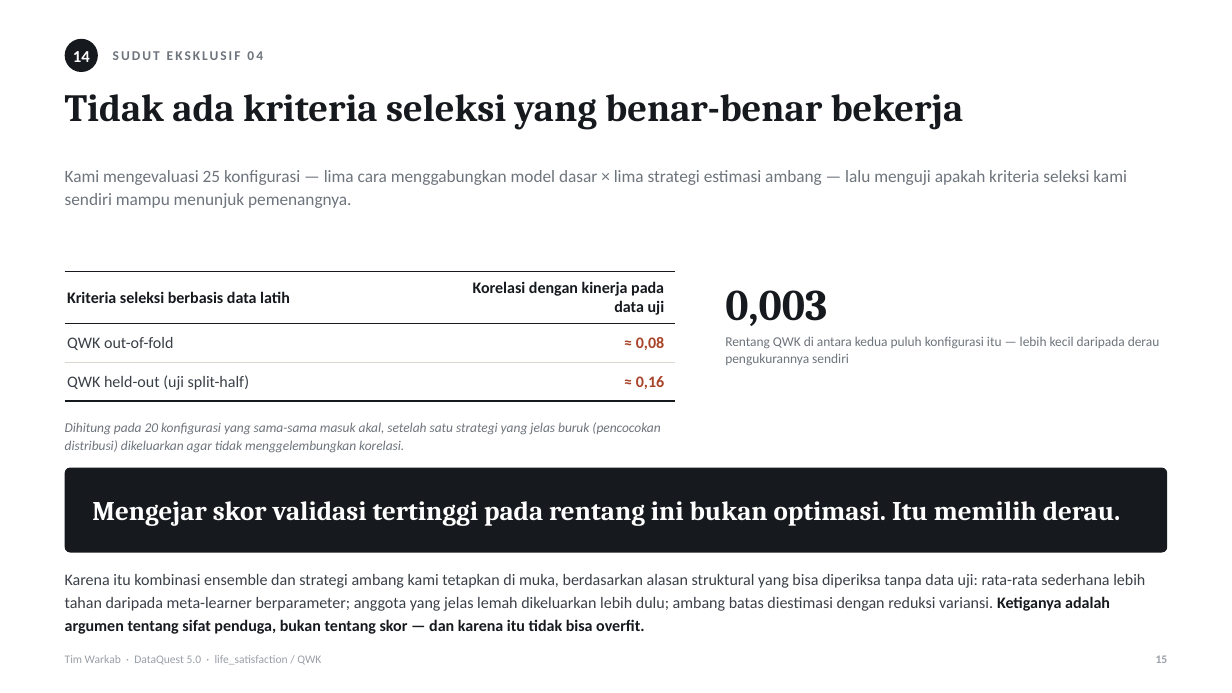
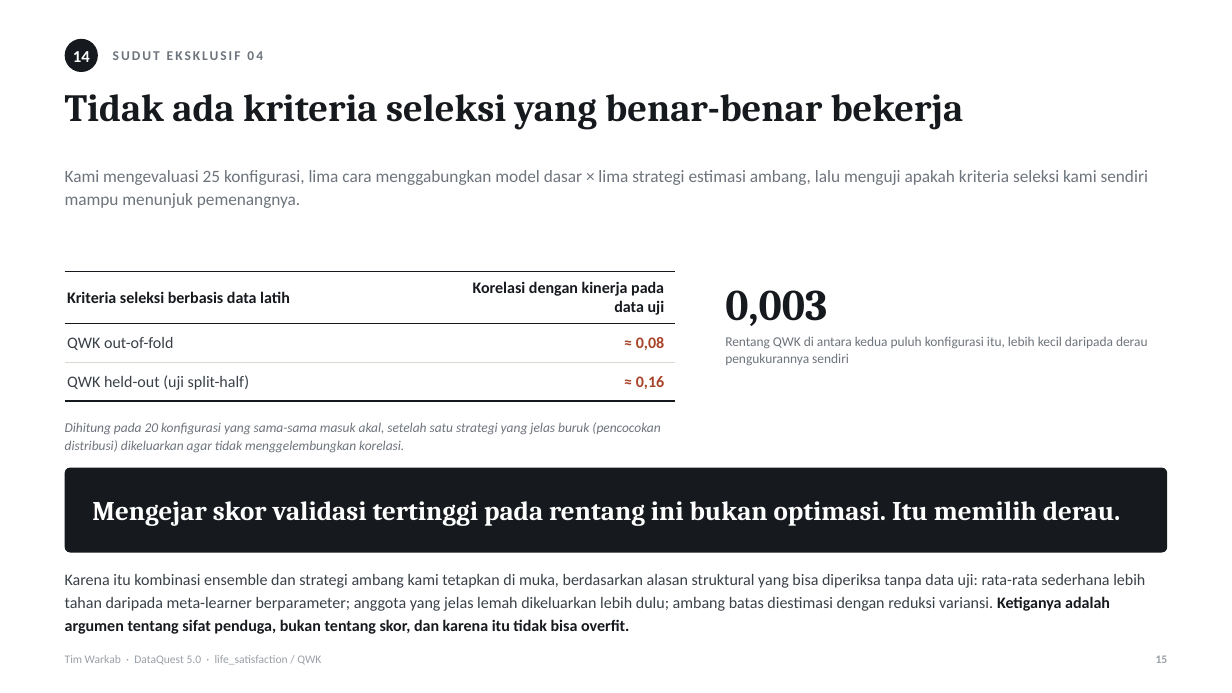
Before and after one commit to MikaelAdikara/DataQuest-Warkab, a slide deck: slide 15 of docs/Pitch_DataQuest5_Warkab.pptx. Drawn at 1232x693 pixels with LibreOffice and Linux fonts; fonts in the diff are those of the drawing. Boxes give left, top, right and bottom in pixels: in the first picture for what was removed or moved away, otherwise in the second. Text is boxed around its words. In the diff, an @@ line names an element or a change of style, - is before the commit and + after.

```diff
--- a/docs/Pitch_DataQuest5_Warkab.pptx
+++ b/docs/Pitch_DataQuest5_Warkab.pptx
@@ text at <box>65,170,1148,208</box>: text changed @@
-Kami mengevaluasi 25 konfigurasi — lima cara menggabungkan model dasar × lima strategi estimasi ambang — lalu menguji apakah kriteria seleksi kami sendiri mampu menunjuk pemenangnya.
+Kami mengevaluasi 25 konfigurasi, lima cara menggabungkan model dasar × lima strategi estimasi ambang, lalu menguji apakah kriteria seleksi kami sendiri mampu menunjuk pemenangnya.
@@ text at <box>725,336,1148,365</box>: text changed @@
-Rentang QWK di antara kedua puluh konfigurasi itu — lebih kecil daripada derau pengukurannya sendiri
+Rentang QWK di antara kedua puluh konfigurasi itu, lebih kecil daripada derau pengukurannya sendiri
@@ text at <box>65,574,1145,634</box>: text changed @@
-Karena itu kombinasi ensemble dan strategi ambang kami tetapkan di muka, berdasarkan alasan struktural yang bisa diperiksa tanpa data uji: rata-rata sederhana lebih tahan daripada meta-learner berparameter; anggota yang jelas lemah dikeluarkan lebih dulu; ambang batas diestimasi dengan reduksi variansi. Ketiganya adalah argumen tentang sifat penduga, bukan tentang skor — dan karena itu tidak bisa overfit.
+Karena itu kombinasi ensemble dan strategi ambang kami tetapkan di muka, berdasarkan alasan struktural yang bisa diperiksa tanpa data uji: rata-rata sederhana lebih tahan daripada meta-learner berparameter; anggota yang jelas lemah dikeluarkan lebih dulu; ambang batas diestimasi dengan reduksi variansi. Ketiganya adalah argumen tentang sifat penduga, bukan tentang skor, dan karena itu tidak bisa overfit.
```
Also in this commit, not shown: 21 other slides changed, 4 other files.
